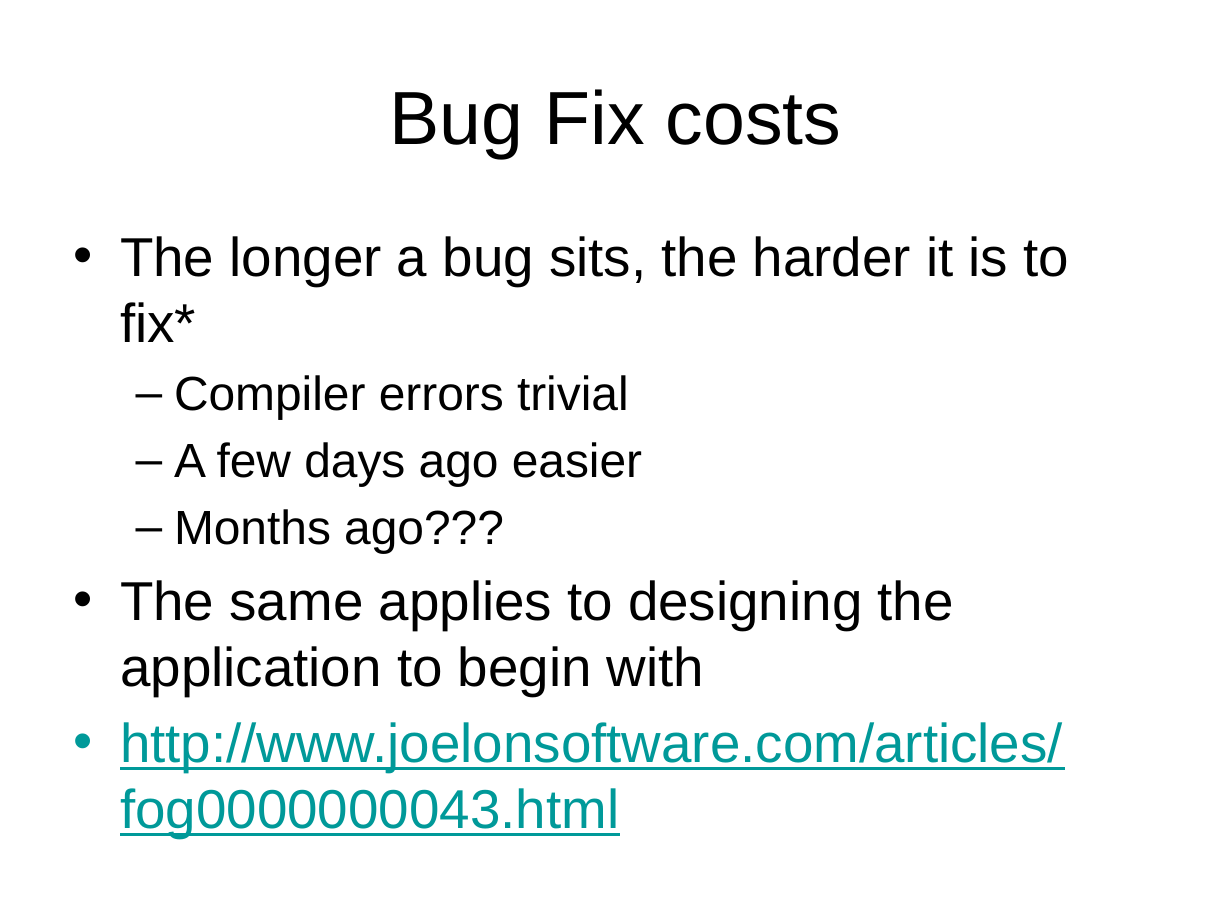
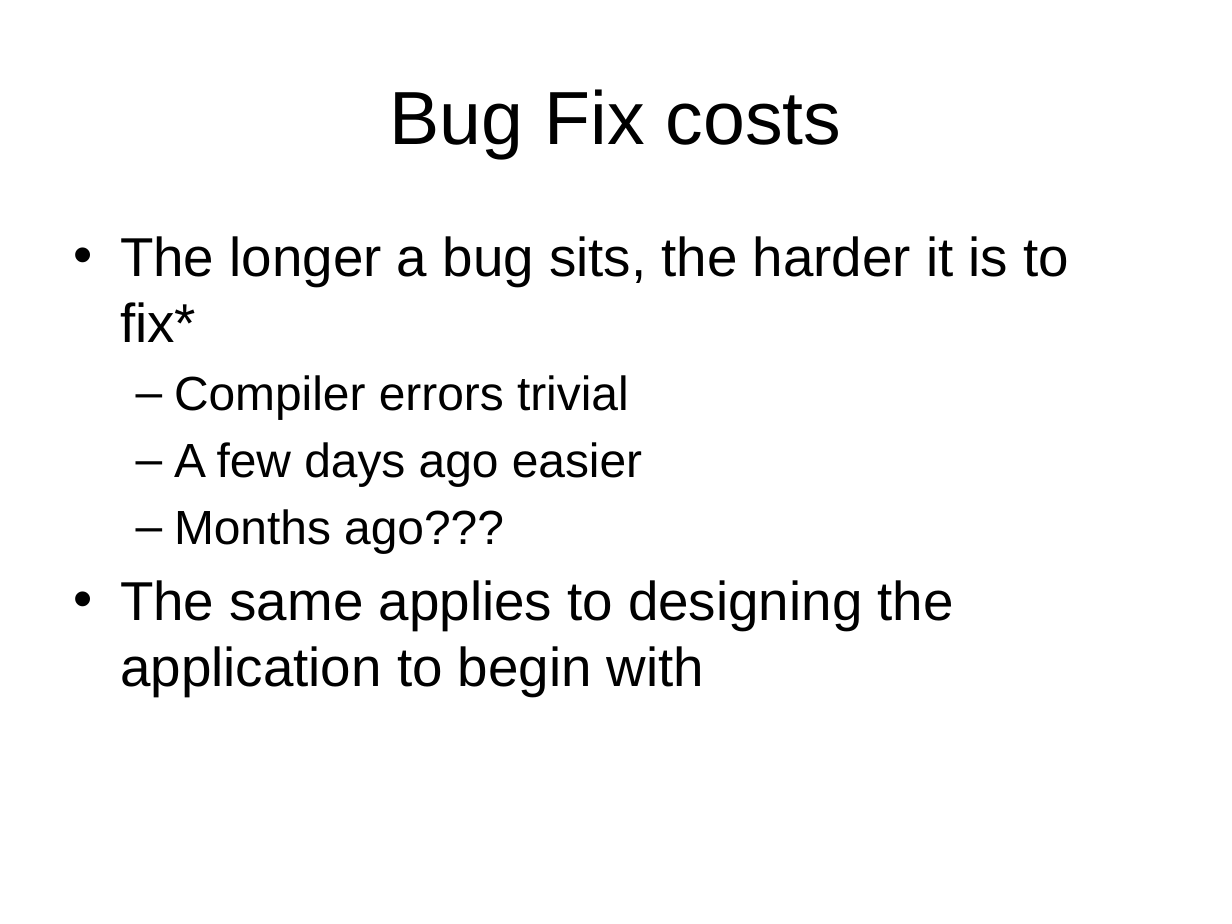
Before and after one commit to acgetchell/Presentations, a slide deck: slide 4 of TIF-Ignite.pptx. Drawn at 1232x924 pixels with LibreOffice and Linux fonts; fonts in the diff are those of the drawing; background and template pictures are left out. Boxes give left, top, right and bottom in pixels: in the first picture for what was removed or moved away, otherwise in the second. Text is boxed around its words. In the diff, an @@ line names an element or a change of style, - is before the commit and + after.

```diff
--- a/TIF-Ignite.pptx
+++ b/TIF-Ignite.pptx
@@ text at bbox=[120, 722, 1063, 838]: paragraph removed @@
-• http://www.joelonsoftware.com/articles/fog0000000043.html
```
Also in this commit, not shown: 4 other slides changed, 2 slides added, 4 other files.
